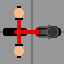
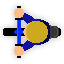
Comparing the layer stacks of the two 64px x 64px images. Changes:
added layer "Capa 25" above "Capa 18" over box(26, 21, 48, 43)
added layer "Capa 18" above "Capa 17" over box(26, 21, 48, 43)
painted on "Capa 17" over box(23, 21, 48, 43)
added layer "Capa 26" above "Capa 19" over box(21, 13, 50, 51)
added layer "Capa 19" above "Capa 15" over box(21, 13, 50, 51)
added layer "Capa 23" above "Capa 12" over box(15, 6, 23, 58)
added layer "Capa 24" above "Capa 9" over box(14, 25, 52, 39)
added layer "Capa 22" (25%) above "Capa 6" over box(0, 1, 64, 63)
hid "Capa 6" over box(0, 31, 64, 33)
hid "Capa 5" over box(31, 0, 33, 64)
hid "Capa 3" over box(0, 0, 64, 64)
hid "Capa 2" over box(0, 0, 64, 64)
hid "Capa 1" over box(0, 0, 64, 64)
